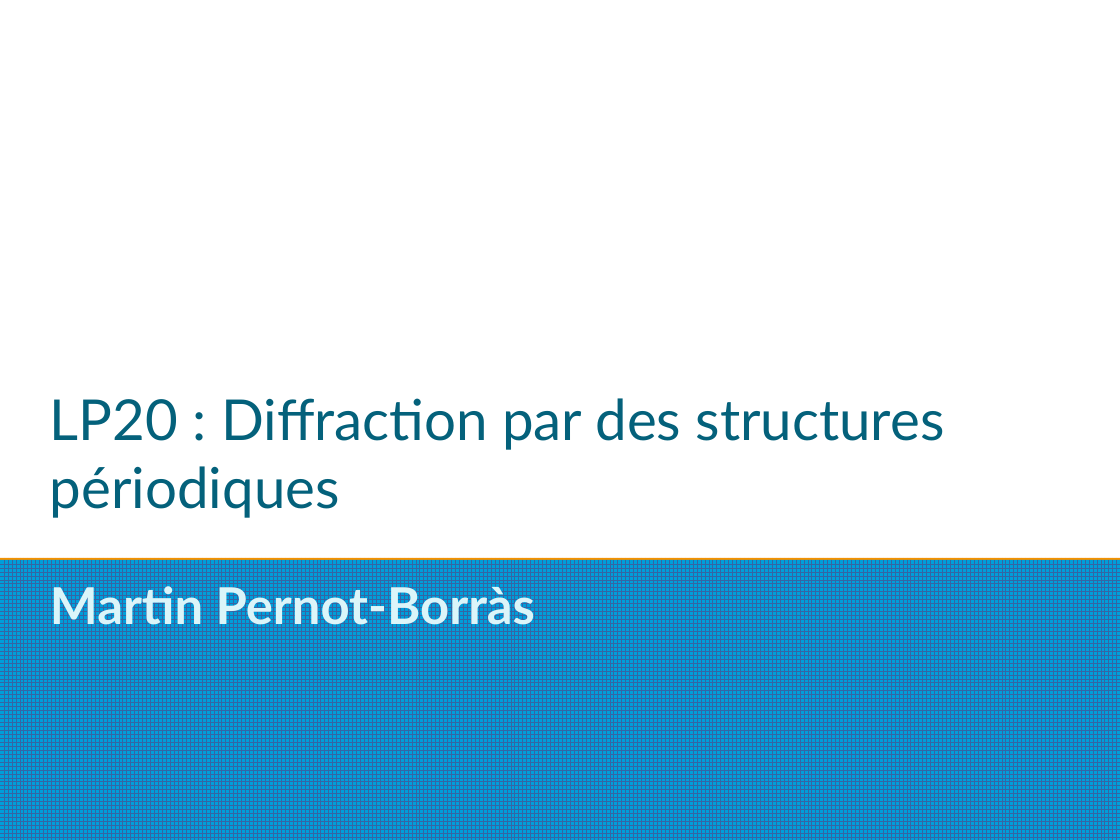
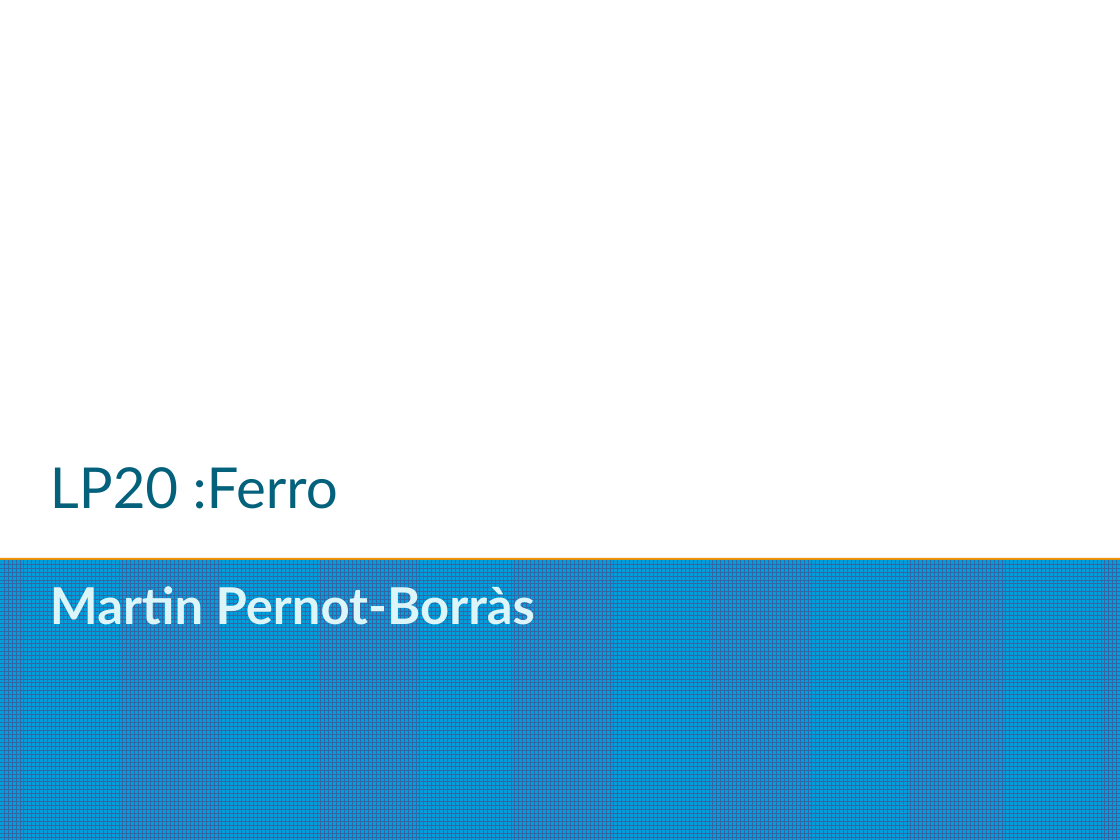
Before and after one commit to mpbgh/agreg22, a slide deck: slide 1 of LP22_slides.odp. Drawn at 1120x840 pixels with LibreOffice and Linux fonts; fonts in the diff are those of the drawing. Boxes give left, top, right and bottom in pixels: in the first picture for what was removed or moved away, otherwise in the second. Text is boxed around its words. In the diff, an @@ line names an element or a change of style, - is before the commit and + after.

```diff
--- a/LP22_slides.odp
+++ b/LP22_slides.odp
@@ title at box(50, 467, 338, 509): text changed @@
-LP20 : Diffraction par des structures périodiques
+LP20 :Ferro
```
Also in this commit, not shown: 1 other slide changed.
